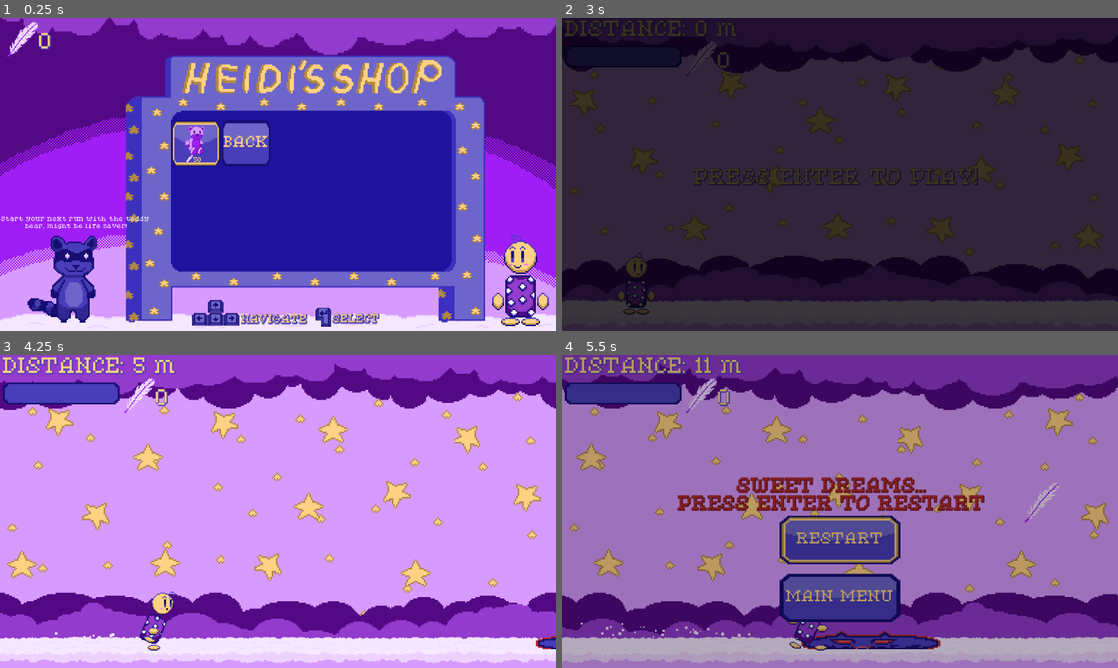
Above: before the commit, frames 1-4 (two rows, left to right).
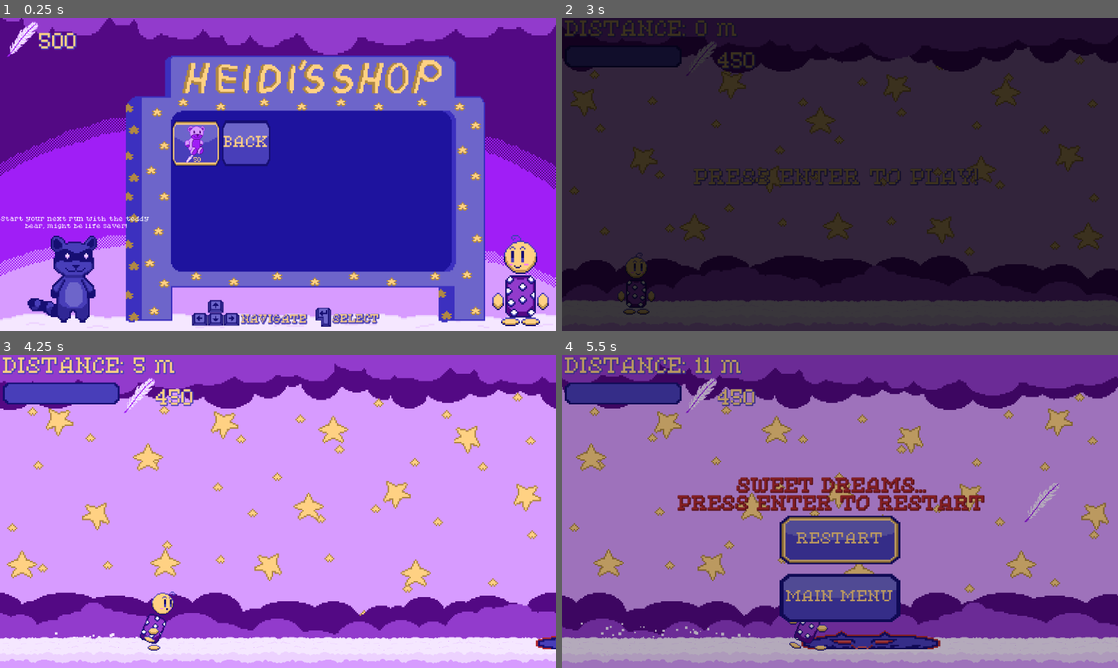
Above: after the commit, the same moments.

Repository: jacio-m/DreamRunner
Game: Godot game, scene res://HUD/shop.tscn
The game is run twice, just before and just after one commit, with the same random seed, the same clock (stepped at 60 frames per second) and the same inputs. This scene is started directly instead of the project's main scene. Sound files missing from this copy of the repository are replaced by a short silence.
Inputs:
- Up to frame 1 (0.25 s): no input
- Up to frame 2 (3 s): click "50" at 0.5 s; tap Enter (ui_accept) at 1.25, 1.52, 2.27 s; hold Right (ui_right) 1.28-2.78 s; hold Left (ui_left) from 2.78 s (still down)
- Up to frame 3 (4.25 s): tap Enter (ui_accept) at 3.5, 3.77 s; release Left (ui_left) at 3.53 s; hold Right (ui_right) from 3.53 s (still down)
- Up to frame 4 (5.5 s): tap Enter (ui_accept) at 4.52, 5.27 s; release Right (ui_right) at 5.03 s; hold Left (ui_left) from 5.03 s (still down)

The runs differ from the first frame. In frame 1, 0.2% of the frame differs, in the area x 7-14%, y 4-11%; in frame 2, 0.2%; in frame 3, 0.3%, in the area x 27-35%, y 10-17%; in frame 4, 0.3%.

Commit message:
Working On Buying Logic
Working on making item purchases functional.

Diff:
--- a/HUD/shop.gd
+++ b/HUD/shop.gd
@@ -3,7 +3,9 @@
 var dialogue_options = [ "Start your next run with the teddy
 bear, might be life saver!",
 "Leaving already?",
-"Bye bye!"]
+"Bye bye!",
+"Hey! You can't afford that!",
+"Thanks!"]
 
 func _ready():
 	MusicManager.play_music("res://Sounds/Takashi Lee - Dream Merch.ogg")
@@ -11,7 +13,7 @@
 	$FeatherLabel.text = str(GameData.feather_count)
 	$VBoxContainer/HBoxContainer2/TeddyBuy.grab_focus()
 	$VBoxContainer/HBoxContainer2/BackButton.pressed.connect(main_menu)
-	#$VBoxContainer/HBoxContainer2/TeddyBuy.pressed.connect(buy_item)
+	$VBoxContainer/HBoxContainer2/TeddyBuy.pressed.connect(buy_item)
 	$VBoxContainer/HBoxContainer2/TeddyBuy.focus_entered.connect(dialogue)
 	$VBoxContainer/HBoxContainer2/BackButton.focus_entered.connect(dialogue)
 
@@ -22,6 +24,20 @@
 	var pressed_style = $VBoxContainer/HBoxContainer2/BackButton.get("theme_override_styles/pressed")
 	$VBoxContainer/HBoxContainer2/BackButton.add_theme_stylebox_override("normal", pressed_style)
 	FadeAnimation.fade_to_scene("res://HUD/main_menu.tscn")
+
+func buy_item():
+	if $VBoxContainer/HBoxContainer2/TeddyBuy.has_focus():
+		if GameData.feather_count >= 50:
+			GameData.feather_count -= 50
+			$FeatherLabel.text = str(GameData.feather_count)
+			#MusicManager.playSFX(itemboughtsound)
+			$Dialogue.text = dialogue_options[4]
+			var pressed_style = $VBoxContainer/HBoxContainer2/TeddyBuy.get("theme_override_styles/pressed")
+			$VBoxContainer/HBoxContainer2/TeddyBuy.add_theme_stylebox_override("focus", pressed_style)
+			$VBoxContainer/HBoxContainer2/TeddyBuy.add_theme_stylebox_override("normal", pressed_style)
+		else:
+			$Dialogue.text = dialogue_options[3]
+			#MusicManager.playSFX(puchasefailed)
 
 
 func dialogue():
--- a/game_data.gd
+++ b/game_data.gd
@@ -1,5 +1,5 @@
 extends Node
 
-var feather_count : int = 0
+var feather_count : int = 500
 var music_volume: float = 1.0
 var sfx_volume: float = 1.0
